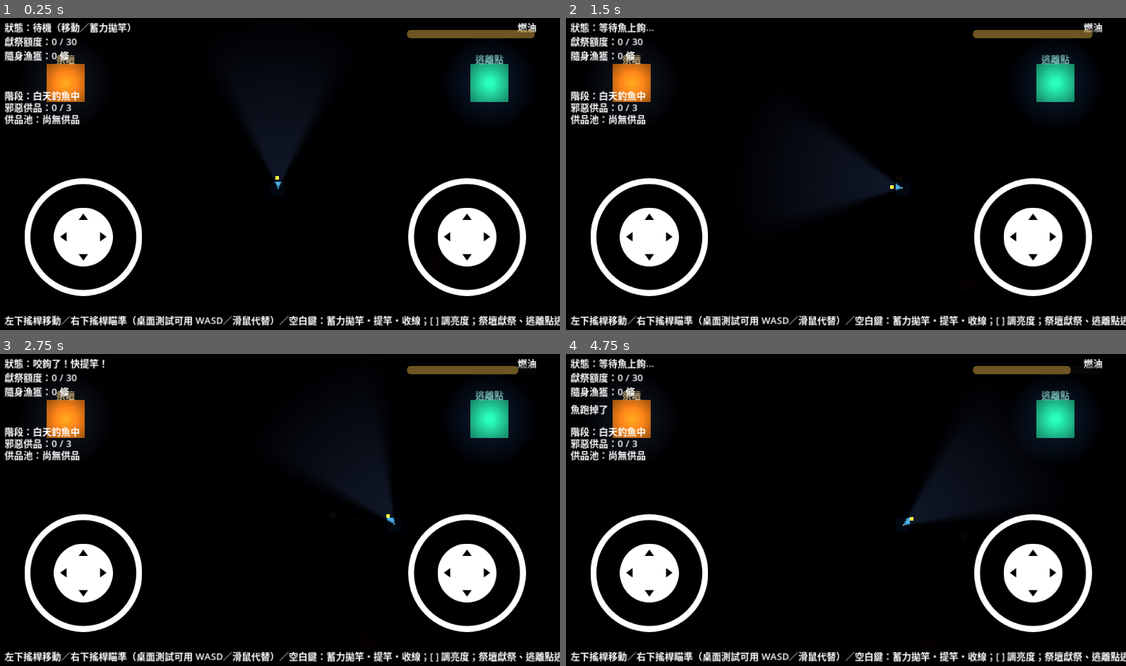
Above: before the commit, frames 1-4 (two rows, left to right).
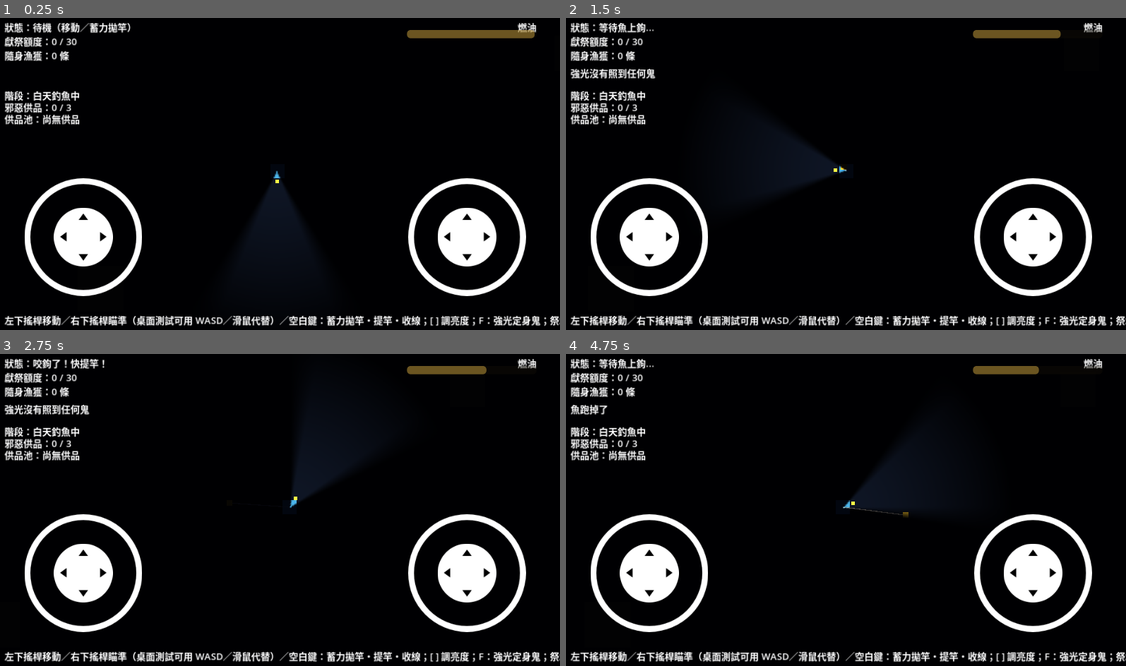
Above: after the commit, the same moments.

Repository: brian18964-bot/fishock
Game: Godot game, scene res://scenes/main.tscn
Two runs of this game, one before a commit and one after it. Both use one fixed random seed, a clock stepped at 60 frames per second and the inputs below.
Inputs (mouse positions are in pixels of both pictures, inside the frame that each line leads up to):
- Up to frame 1 (0.25 s): no input
- Up to frame 2 (1.5 s): tap Enter at 0.5 s; move the mouse to (969, 155) at 0.52 s; hold Right (ui_right) 0.53-1.25 s; hold F 0.53-1.25 s; click (969, 155) at 0.67 s; tap Space at 0.77 s; drag from (728, 186) to (633, 83) at 1.27 s
- Up to frame 3 (2.75 s): tap Space at 2 s; move the mouse to (336, 438) at 2.02 s; hold Right (ui_right) from 2.03 s (still down); hold Shift from 2.03 s (still down); tap F at 2.3 s
- Up to frame 4 (4.75 s): release Right (ui_right) at 2.75 s; release Shift at 2.75 s; drag from (818, 569) to (1053, 419) at 2.77 s; tap Enter at 3.5 s; move the mouse to (1014, 553) at 3.52 s; hold Left (ui_left) 3.53-4.25 s; hold F 3.53-4.25 s; tap Space at 3.77 s; drag from (672, 460) to (1053, 419) at 4.27 s

The runs differ from the first frame. In frame 1, 4.8% of the frame differs, in the area x 8-100%, y 11-99%; in frame 2, 4.0%; in frame 3, 4.1%; in frame 4, 4.1%.

Commit message:
Expand the map and add the strong-light stun skill
Map: world grows from a single 960x540 screen to 2400x1350 with a
camera that follows the player (position_smoothing, clamped to world
bounds). Added a reusable Obstacle scene (StaticBody2D collision +
LightOccluder2D, so it blocks both movement and light using Godot's
native occlusion) and scattered five around the map. Altar and
EscapePoint moved to opposite corners. The ghost's patrol radius grew
to match. Ghosts still path straight through obstacles (no
navigation/avoidance yet) - reads as intentional for a ghost enemy,
but is a real gap once there's more than one.

Strong-light skill (design doc §2.3): F triggers a targeted flash
that stuns any ghost both within FLASH_RANGE and inside the lantern's
cone (reusing illuminates()), consuming a fuel lump with a cooldown.
Ghost.stun() freezes all processing - movement, sensing, interference
- for the duration and tints the sprite. Ghosts register into a
"ghosts" group so the skill scales to more than one later. Doesn't
yet interrupt the night "control" state since that isn't built.

Co-Authored-By: Claude Sonnet 5 <noreply@anthropic.com>
Claude-Session: https://claude.ai/code/session_01E8ouZNnFGnS8DUZSFp8fpg

Diff:
--- a/scenes/main.tscn
+++ b/scenes/main.tscn
@@ -7,6 +7,7 @@
 [ext_resource type="PackedScene" path="res://scenes/ghost.tscn" id="5"]
 [ext_resource type="PackedScene" path="res://addons/virtual_joystick/virtual_joystick_scene.tscn" id="6"]
 [ext_resource type="Script" path="res://scripts/escape_point.gd" id="7"]
+[ext_resource type="PackedScene" path="res://scenes/obstacle.tscn" id="8"]
 
 [sub_resource type="RectangleShape2D" id="RectangleShape2D_altar"]
 size = Vector2(64, 64)
@@ -17,8 +18,8 @@
 [node name="WaterBackground" type="ColorRect" parent="."]
 offset_left = 0.0
 offset_top = 0.0
-offset_right = 960.0
-offset_bottom = 540.0
+offset_right = 2400.0
+offset_bottom = 1350.0
 color = Color(0.05, 0.08, 0.16, 1)
 mouse_filter = 2
 
@@ -26,7 +27,7 @@
 color = Color(0.035, 0.035, 0.06, 1)
 
 [node name="Altar" type="Area2D" parent="."]
-position = Vector2(120, 120)
+position = Vector2(150, 150)
 script = ExtResource("3")
 
 [node name="Light" type="PointLight2D" parent="Altar"]
@@ -51,7 +52,7 @@
 shape = SubResource("RectangleShape2D_altar")
 
 [node name="EscapePoint" type="Area2D" parent="."]
-position = Vector2(840, 120)
+position = Vector2(2250, 150)
 script = ExtResource("7")
 
 [node name="Light" type="PointLight2D" parent="EscapePoint"]
@@ -76,10 +77,27 @@
 shape = SubResource("RectangleShape2D_altar")
 
 [node name="Player" parent="." instance=ExtResource("2")]
-position = Vector2(480, 300)
+position = Vector2(1200, 700)
 
 [node name="Ghost" parent="." instance=ExtResource("5")]
-position = Vector2(760, 420)
+position = Vector2(1200, 1100)
+
+[node name="Obstacle1" parent="." instance=ExtResource("8")]
+position = Vector2(600, 400)
+
+[node name="Obstacle2" parent="." instance=ExtResource("8")]
+position = Vector2(1700, 500)
+
+[node name="Obstacle3" parent="." instance=ExtResource("8")]
+position = Vector2(900, 900)
+scale = Vector2(1.3, 1.3)
+
+[node name="Obstacle4" parent="." instance=ExtResource("8")]
+position = Vector2(1550, 1000)
+
+[node name="Obstacle5" parent="." instance=ExtResource("8")]
+position = Vector2(2000, 800)
+scale = Vector2(0.8, 0.8)
 
 [node name="Bobber" type="Node2D" parent="."]
 visible = false
@@ -161,7 +179,7 @@
 offset_top = 510.0
 offset_right = 900.0
 offset_bottom = 534.0
-text = "左下搖桿移動／右下搖桿瞄準（桌面測試可用 WASD／滑鼠代替）／空白鍵：蓄力拋竿・提竿・收線；[ ] 調亮度；祭壇獻祭、逃離點逃離都按同一鍵；Shift+R 重來一輪"
+text = "左下搖桿移動／右下搖桿瞄準（桌面測試可用 WASD／滑鼠代替）／空白鍵：蓄力拋竿・提竿・收線；[ ] 調亮度；F：強光定身鬼；祭壇獻祭、逃離點逃離都按空白鍵；Shift+R 重來一輪"
 
 [node name="FuelLabel" type="Label" parent="HUD/Panel"]
 offset_left = 700.0
--- /dev/null
+++ b/scenes/obstacle.tscn
@@ -0,0 +1,22 @@
+[gd_scene load_steps=3 format=3]
+
+[sub_resource type="RectangleShape2D" id="RectangleShape2D_obstacle"]
+size = Vector2(60, 60)
+
+[sub_resource type="OccluderPolygon2D" id="OccluderPolygon2D_obstacle"]
+polygon = PackedVector2Array(-30, -30, 30, -30, 30, 30, -30, 30)
+
+[node name="Obstacle" type="StaticBody2D"]
+
+[node name="Visual" type="ColorRect" parent="."]
+offset_left = -30.0
+offset_top = -30.0
+offset_right = 30.0
+offset_bottom = 30.0
+color = Color(0.24, 0.21, 0.19, 1)
+
+[node name="CollisionShape2D" type="CollisionShape2D" parent="."]
+shape = SubResource("RectangleShape2D_obstacle")
+
+[node name="LightOccluder2D" type="LightOccluder2D" parent="."]
+occluder = SubResource("OccluderPolygon2D_obstacle")
--- a/scenes/player.tscn
+++ b/scenes/player.tscn
@@ -28,3 +28,11 @@
 
 [node name="Lantern" type="PointLight2D" parent="."]
 script = ExtResource("2")
+
+[node name="Camera2D" type="Camera2D" parent="."]
+position_smoothing_enabled = true
+position_smoothing_speed = 6.0
+limit_left = 0
+limit_top = 0
+limit_right = 2400
+limit_bottom = 1350
--- a/scripts/ghost.gd
+++ b/scripts/ghost.gd
@@ -14,7 +14,7 @@
 const CHASE_SPEED := 125.0
 const SEARCH_SPEED := 85.0
 
-const PATROL_RADIUS := 160.0
+const PATROL_RADIUS := 240.0
 const PATROL_WAIT_TIME := 1.5
 const ARRIVE_RADIUS := 12.0
 
@@ -46,8 +46,10 @@
 var player_lantern: Lantern
 var altar: Node2D
 var escape_point: Node2D
+var stun_timer: float = 0.0
 
 @onready var state_icon: Label = $StateIcon
+@onready var visual: ColorRect = $Visual
 
 
 func _ready() -> void:
@@ -58,10 +60,23 @@
 	altar = get_tree().current_scene.get_node("Altar")
 	escape_point = get_tree().current_scene.get_node("EscapePoint")
 	state_changed.connect(_on_state_changed)
+	add_to_group("ghosts")
 	_set_state(GhostState.PATROL)
 
 
+## Design doc §2.3: the strong-light skill briefly freezes the ghost solid -
+## no movement, no sensing, no interference - while it's stunned.
+func stun(duration: float) -> void:
+	stun_timer = max(stun_timer, duration)
+
+
 func _physics_process(delta: float) -> void:
+	if stun_timer > 0.0:
+		stun_timer -= delta
+		visual.color = Color(0.9, 0.85, 0.3, 1)
+		return
+	visual.color = Color(0.55, 0.08, 0.16, 1)
+
 	var sense := _sense_player()
 	match ghost_state:
 		GhostState.PATROL:
--- a/scripts/lantern.gd
+++ b/scripts/lantern.gd
@@ -20,8 +20,18 @@
 const CONE_HALF_ANGLE_DEG := 32.0
 const TEXTURE_HALF_SIZE := 128.0
 
+## Design doc §2.3: strong-light skill. Shorter reach than the ambient
+## cone, and only lands on a ghost that's both in range and lit.
+const FLASH_RANGE := 160.0
+const FLASH_FUEL_COST := 25.0
+const FLASH_COOLDOWN := 3.0
+const FLASH_STUN_DURATION := 1.75
+
 var fuel: float = MAX_FUEL
 var brightness: float = 0.75
+var flash_cooldown: float = 0.0
+
+var _flash_held: bool = false
 
 @onready var _player: Node2D = get_parent()
 
@@ -33,6 +43,7 @@
 
 func _process(delta: float) -> void:
 	_handle_brightness_input(delta)
+	_handle_flash_input(delta)
 
 	if _player.in_altar_zone:
 		fuel = min(fuel + REFUEL_RATE * delta, MAX_FUEL)
@@ -53,6 +64,35 @@
 		brightness = clamp(brightness + BRIGHTNESS_STEP * delta, MIN_BRIGHTNESS, MAX_BRIGHTNESS)
 
 
+func _handle_flash_input(delta: float) -> void:
+	flash_cooldown = max(flash_cooldown - delta, 0.0)
+	var held := Input.is_key_pressed(KEY_F)
+	var just_pressed := held and not _flash_held
+	_flash_held = held
+	if just_pressed and flash_cooldown <= 0.0:
+		_try_flash()
+
+
+func _try_flash() -> void:
+	if fuel < FLASH_FUEL_COST:
+		GameState.push_message("燃油不足，無法使用強光")
+		return
+
+	flash_cooldown = FLASH_COOLDOWN
+	fuel -= FLASH_FUEL_COST
+
+	var hit_any := false
+	for ghost in get_tree().get_nodes_in_group("ghosts"):
+		if global_position.distance_to(ghost.global_position) <= FLASH_RANGE and illuminates(ghost.global_position):
+			ghost.stun(FLASH_STUN_DURATION)
+			hit_any = true
+
+	if hit_any:
+		GameState.push_message("強光把鬼定住了！")
+	else:
+		GameState.push_message("強光沒有照到任何鬼")
+
+
 ## True if `point` currently falls inside this cone (design doc §3.1: light
 ## aimed at the ghost gives the player away). Used by ghost perception and,
 ## later, by the strong-light skill.
--- a/scripts/player.gd
+++ b/scripts/player.gd
@@ -17,6 +17,8 @@
 const MIN_CAST_DIST := 40.0
 const MAX_CAST_DIST := 340.0
 const MOVE_REEL_PENALTY := 0.5
+const WORLD_WIDTH := 2400.0
+const WORLD_HEIGHT := 1350.0
 
 var state: State = State.IDLE
 var aim_dir: Vector2 = Vector2.DOWN
@@ -116,8 +118,8 @@
 
 	velocity = input_dir * SPEED
 	move_and_slide()
-	position.x = clamp(position.x, 16.0, 944.0)
-	position.y = clamp(position.y, 16.0, 524.0)
+	position.x = clamp(position.x, 16.0, WORLD_WIDTH - 16.0)
+	position.y = clamp(position.y, 16.0, WORLD_HEIGHT - 16.0)
 
 
 func _update_noise() -> void:
Not shown: 1 places in scenes/main.tscn that only renumber resources
